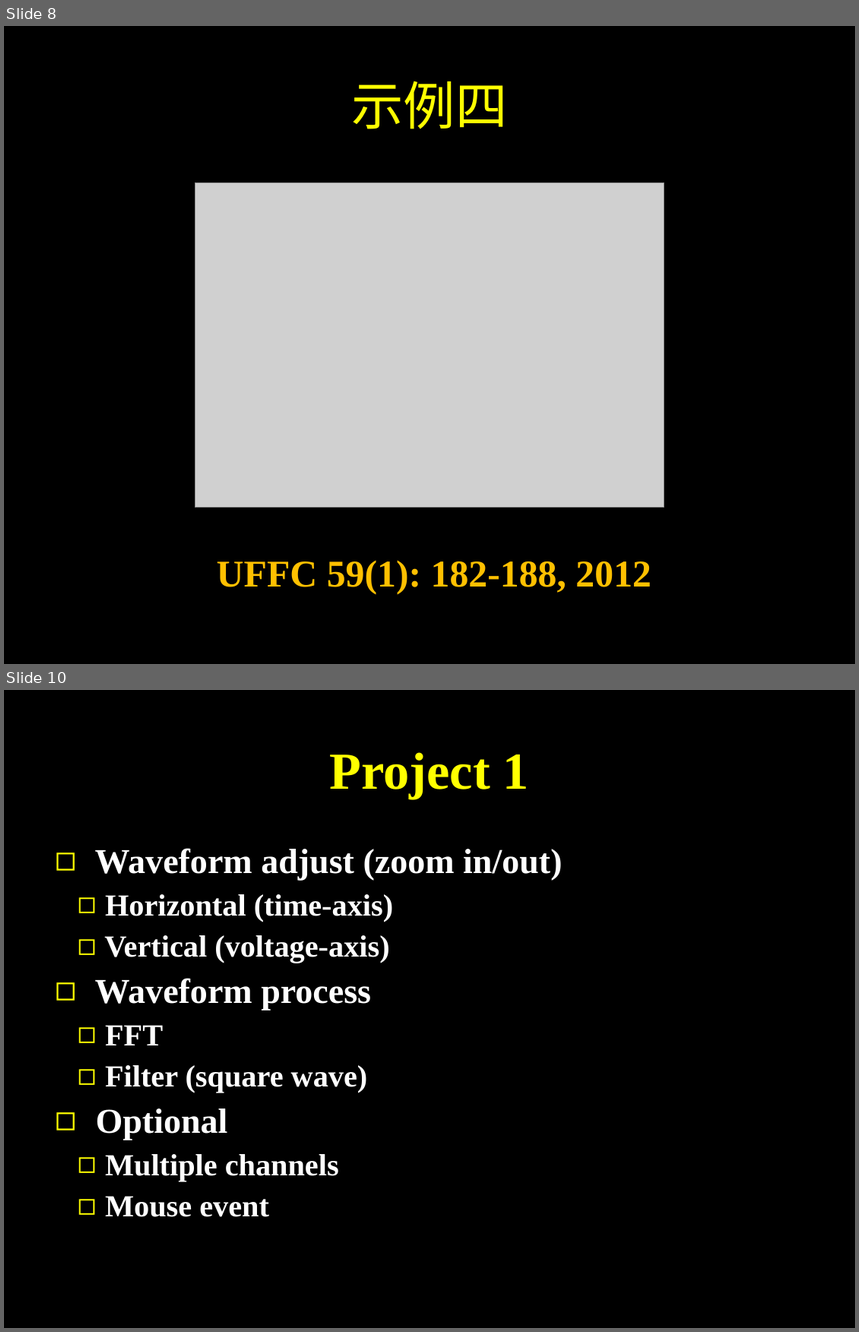
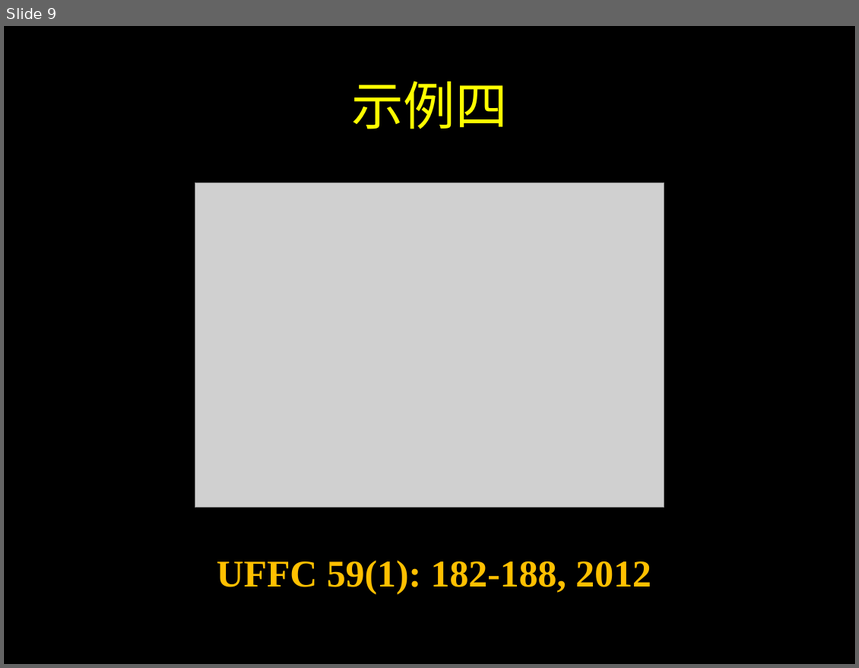
Before and after one commit to SJTUCourse/BI450, a slide deck: Lectures/2017 Fall/Lecture 1/Lecture 1.ppt. Shown one above the other, each under a label of ours: slides 8 and 10 before the commit, slide 9 after it; the slides between them are not shown. The pictures are 859x1332 and 859x668 pixels, drawn with LibreOffice and Linux fonts; fonts in the diff are those of the drawing; grey boxes stand for pictures. Boxes give left, top, right and bottom in pixels: in the first picture for what was removed or moved away, otherwise in the second. Text is boxed around its words. In the diff, an @@ line names an element or a change of style, - is before the commit and + after.

```diff
--- a/Lectures/2017 Fall/Lecture 1/Lecture 1.ppt
+++ b/Lectures/2017 Fall/Lecture 1/Lecture 1.ppt
@@ slide 10 removed at box(4, 690, 855, 1328), background #000000 @@
@@ title removed at box(329, 752, 529, 799) @@
-Project 1
@@ text removed at box(95, 848, 562, 1217) @@
-◻ Waveform adjust (zoom in/out)
-  ◻ Horizontal (time-axis)
-  ◻ Vertical (voltage-axis)
-◻ Waveform process
-  ◻ FFT
-  ◻ Filter (square wave)
-◻ Optional
-  ◻ Multiple channels
-  ◻ Mouse event
@@ what was slide 8 is now slide 9 @@
```
Also in this commit, not shown: 2 slides changed, 3 slides added, 1 other slide removed, 2 other files.
